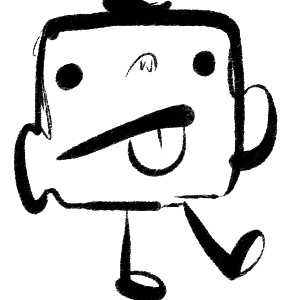
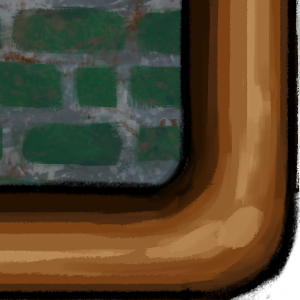
Before/after of a 300x300 layered artwork. What changed in the layer stack:
added group "bend" with 3 layers above "Pierres" over [0, 0, 300, 300]
added layer "Calque de dessin 11 Fusionnés" in group "bend" over [0, 0, 300, 300]
added layer "Calque de dessin 9 Fusionnés" in group "bend" over [0, 0, 300, 300]
added layer "Copier de Pierres Fusionnés" in group "bend" over [0, 0, 300, 300]
hid "Calque de dessin 10" over [0, 0, 300, 300]
